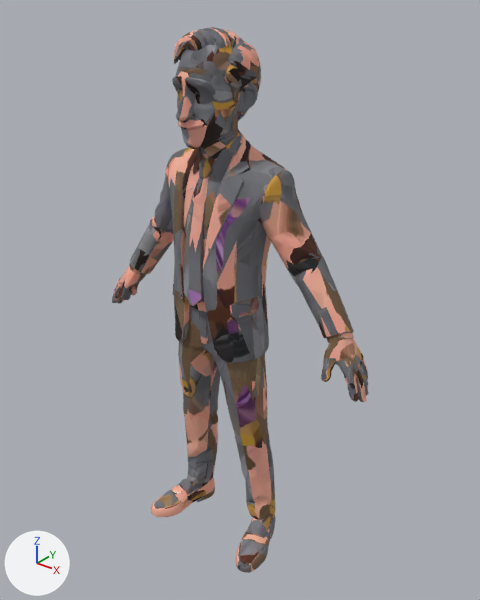
The glTF model public/models/albuquerque/saul.glb as it was, and as the next commit left it.
Rendered twice from a 50 mm camera at (1.281, -1.487, 1.903) aimed at (0.04, 0.065, 0.941). Every picture has the same lights, and +X, +Y and +Z are marked at lower left. The picture after the commit comes second. Where no turn or scale is listed for an object, it has been applied to the vertices. Vertices at exactly the same position are counted once.

In view in the first picture: 'char1'.
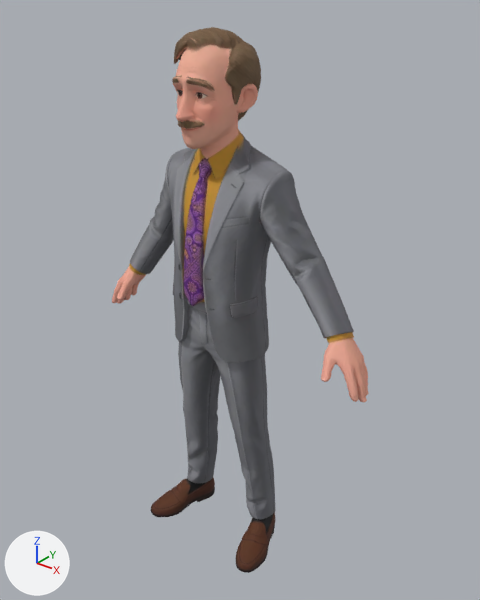
Pixel boxes [x1, y1, x2, y2] of what changed, in the pictures (480 x 600 px; the box of a moved part takes in the faces that stretch with it):
part 1 of me_mesh_0, moved or reshaped
    before: [116, 28, 369, 401]
    after: [117, 28, 369, 401]
part 2 of me_mesh_0, moved or reshaped
    both: [152, 470, 275, 567]
part 3 of me_mesh_0, surface changed
    both: [112, 28, 369, 573]

What the commit changed:
me_mesh_0 has 6187 vertices, 12364 faces and spans x -0.54..0.54, y -0.15..0.16, z 0.0..1.78.
me_mesh_0 is used by ob_char1; location (0.0, 0.0, 0.0).
me_mesh_0 part 1: 262 vertices moved within x -0.52..0.53, y -0.13..0.14, z 0.77..1.78.
me_mesh_0 part 2: 43 vertices moved within x -0.25..0.25, y -0.14..0.11, z 0.01..0.22.
me_mesh_0 part 3: 9341 kept faces spanning x -0.54..0.54, y -0.15..0.16, z 0.0..1.78 get new texture (UV) coordinates.
